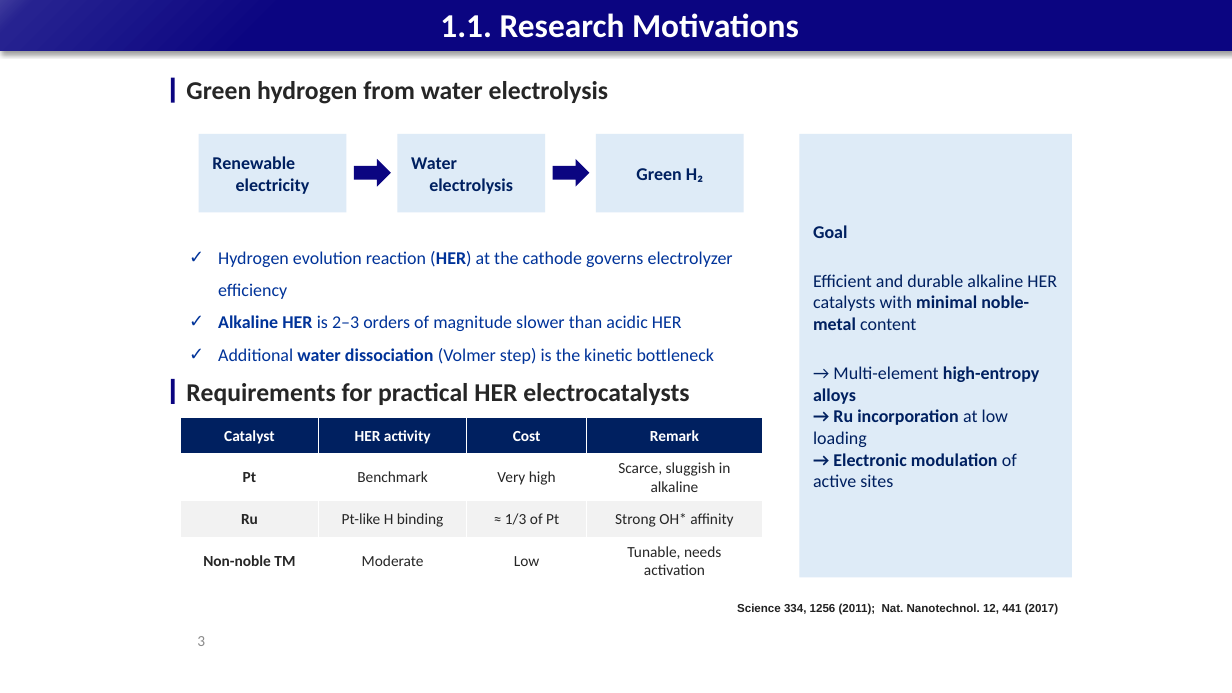
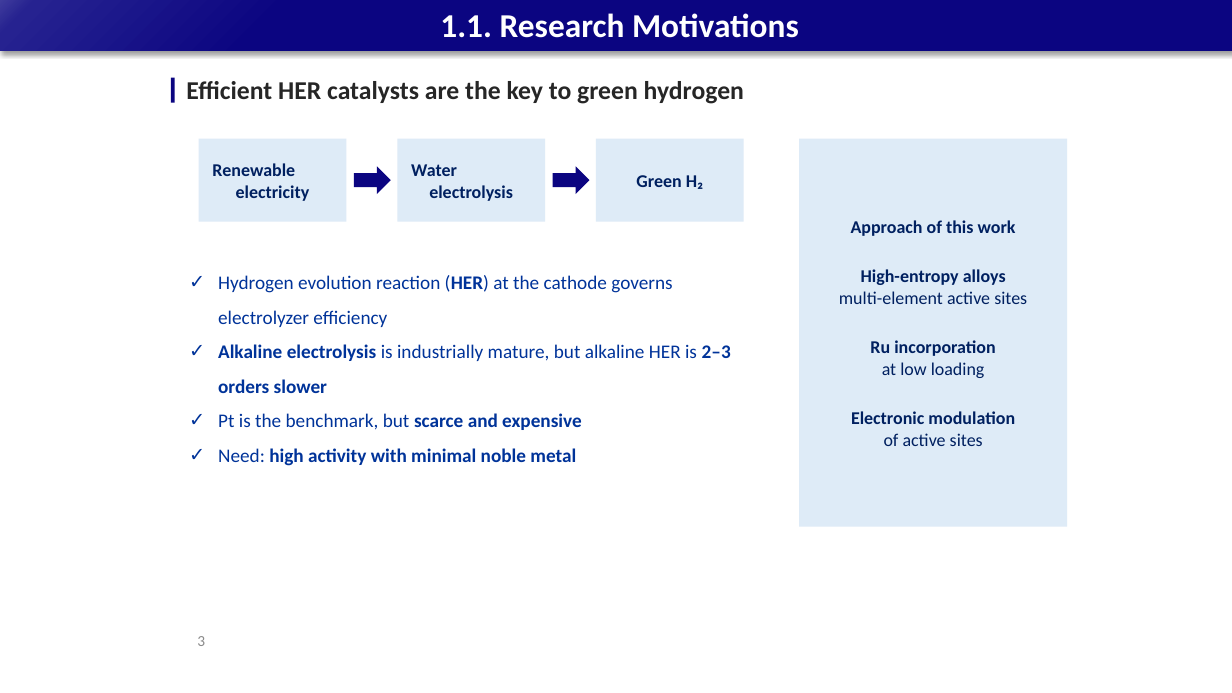
Before and after one commit to limsj0204/letter, a slide deck: slide 3 of 학위논문_디펜스_발표자료.pptx. Drawn at 1232x693 pixels with LibreOffice and Linux fonts; fonts in the diff are those of the drawing. Boxes give left, top, right and bottom in pixels: in the first picture for what was removed or moved away, otherwise in the second. Text is boxed around its words. In the diff, an @@ line names an element or a change of style, - is before the commit and + after.

```diff
--- a/학위논문_디펜스_발표자료.pptx
+++ b/학위논문_디펜스_발표자료.pptx
@@ text at [186, 81, 744, 104]: text changed @@
-Green hydrogen from water electrolysis
+Efficient HER catalysts are the key to green hydrogen
@@ rectangle "Renewable electricity": place and size @@
-rectangle "Renewable electricity" at [199, 134, 347, 213]
+rectangle "Renewable electricity" at [199, 139, 347, 222]
@@ rectangle "Water electrolysis": place and size @@
-rectangle "Water electrolysis" at [397, 134, 545, 213]
+rectangle "Water electrolysis" at [397, 139, 545, 222]
@@ rectangle "Green H₂": place and size @@
-rectangle "Green H₂" at [596, 134, 744, 213]
+rectangle "Green H₂" at [596, 139, 744, 222]
@@ rectangle "Approach of this work": place and size @@
-rectangle "Approach of this work" at [799, 134, 1072, 578]
+rectangle "Approach of this work" at [799, 139, 1067, 527]
@@ right arrow: place and size @@
-right arrow at [354, 159, 391, 187]
+right arrow at [354, 166, 391, 194]
@@ right arrow: place and size @@
-right arrow at [553, 159, 590, 187]
+right arrow at [553, 166, 590, 194]
@@ text in rectangle at [839, 220, 1027, 446]: text changed; bold on @@
-Goal
-Efficient and durable alkaline HER catalysts with minimal noble-metal content
-→ Multi-element high-entropy alloys
-→ Ru incorporation at low loading
-→ Electronic modulation of active sites
+Approach of this work
+High-entropy alloys
+multi-element active sites
+Ru incorporation
+at low loading
+Electronic modulation
+of active sites
@@ text "Hydrogen evolution reaction (HER) at ...": place and size @@
-text "Hydrogen evolution reaction (HER) at ..." at [218, 251, 733, 364]
+text "Hydrogen evolution reaction (HER) at ..." at [218, 275, 731, 466]
@@ text at [218, 275, 672, 327]: size 14 to 15 pt in "Hydrogen evolution reaction (HER) at the cathode ..." @@
@@ text at [218, 344, 731, 466]: text changed; size 14 to 15 pt; bold on @@
-✓ Alkaline HER is 2–3 orders of magnitude slower than acidic HER
-✓ Additional water dissociation (Volmer step) is the kinetic bottleneck
+✓ Alkaline electrolysis is industrially mature, but alkaline HER is 2–3 orders slower
+✓ Pt is the benchmark, but scarce and expensive
+✓ Need: high activity with minimal noble metal
@@ rectangle removed at [171, 379, 175, 404] @@
@@ text removed at [186, 383, 689, 405] @@
-Requirements for practical HER electrocatalysts
@@ table removed at [180, 418, 762, 579], 4 rows, 4 columns @@
-Catalyst | HER activity | Cost | Remark
-Pt | Benchmark | Very high | Scarce, sluggish in alkaline
-Ru | Pt-like H binding | ≈ 1/3 of Pt | Strong OH* affinity
-Non-noble TM | Moderate | Low | Tunable, needs activation
@@ text removed at [737, 603, 1058, 615] @@
-Science 334, 1256 (2011); Nat. Nanotechnol. 12, 441 (2017)
```
Also in this commit, not shown: 8 other slides changed, 14 slides added, 2 slides removed.
